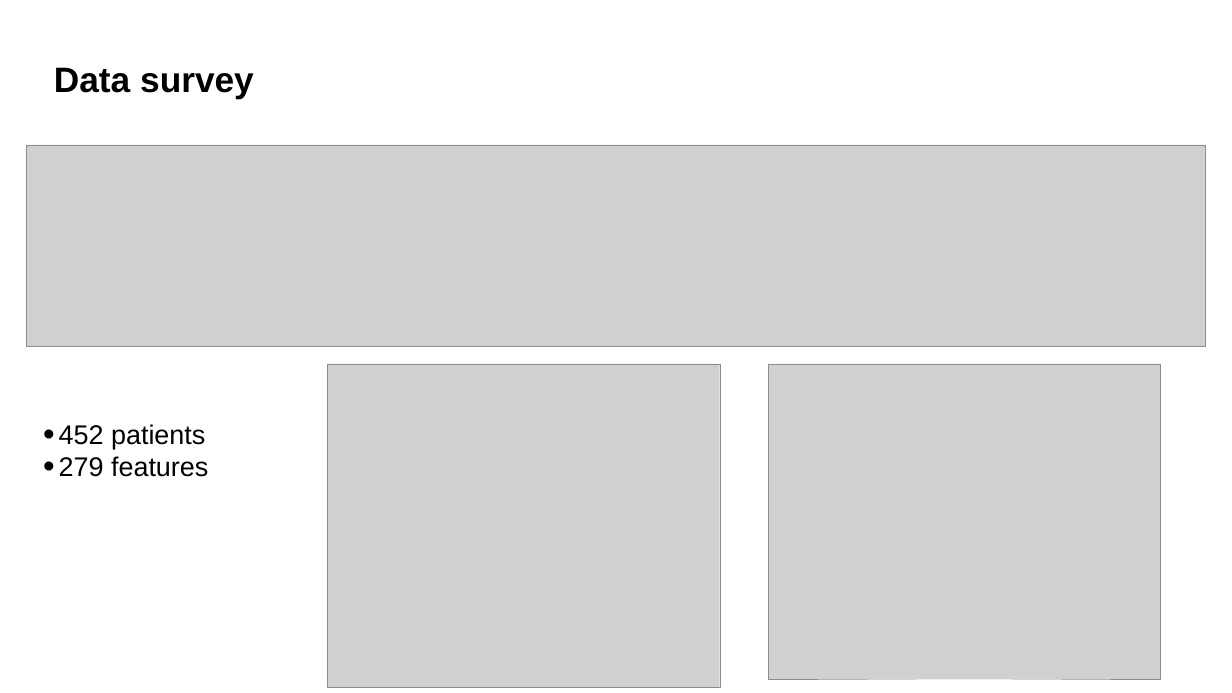
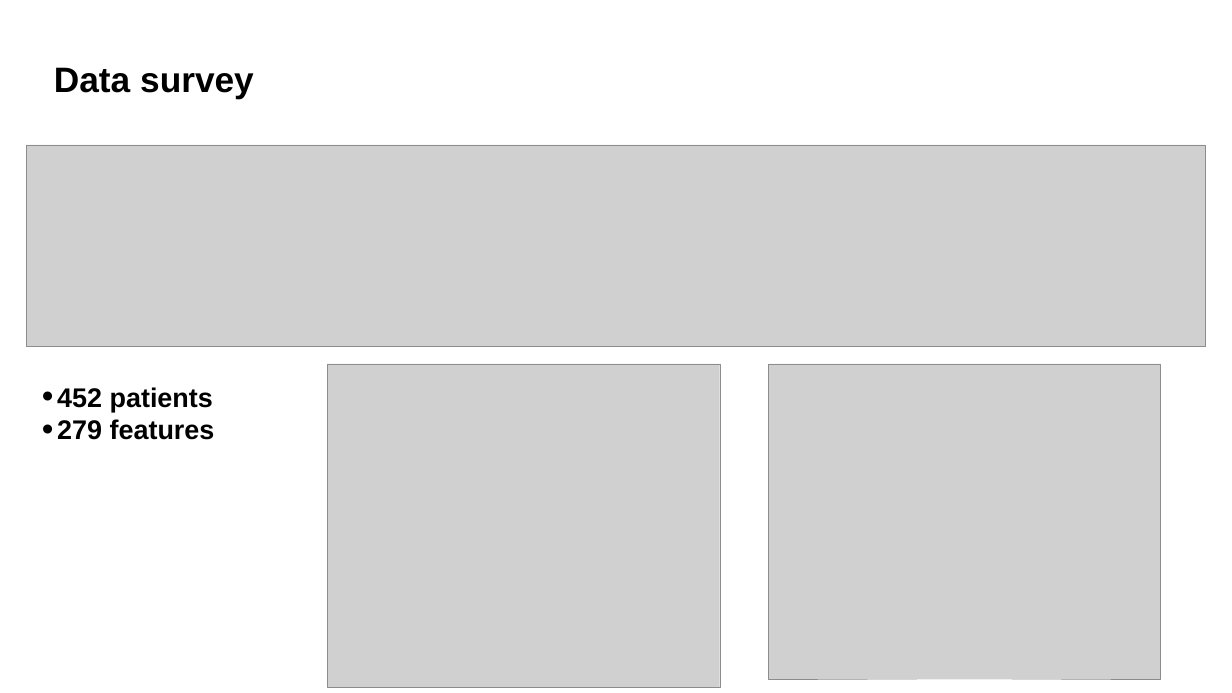
Before and after one commit to anaterovic/UZOP, a slide deck: slide 2 of Presentation.pptx. Drawn at 1232x693 pixels with LibreOffice and Linux fonts; fonts in the diff are those of the drawing; grey boxes stand for pictures. Boxes give left, top, right and bottom in pixels: in the first picture for what was removed or moved away, otherwise in the second. Text is boxed around its words. In the diff, an @@ line names an element or a change of style, - is before the commit and + after.

```diff
--- a/Presentation.pptx
+++ b/Presentation.pptx
@@ text "452 patients": place and size @@
-text "452 patients" at [59, 424, 208, 477]
+text "452 patients" at [57, 387, 215, 440]
@@ text "452 patients" at [57, 387, 215, 440]: bold on @@
```
Also in this commit, not shown: 6 other slides changed, 1 slide added, 1 other file.
